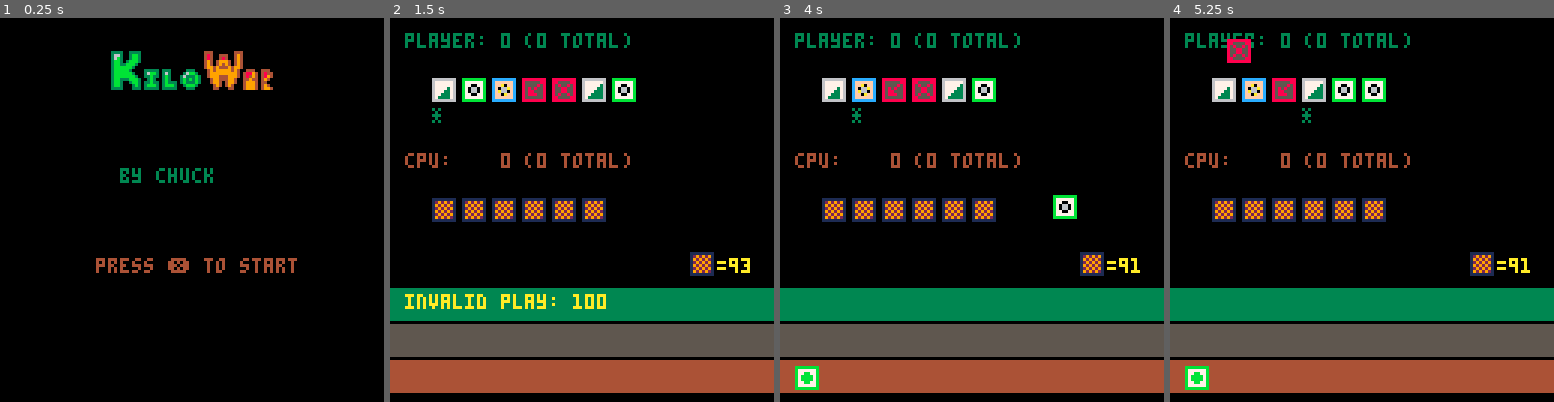
Above: before the commit, frames 1-4 (left to right).
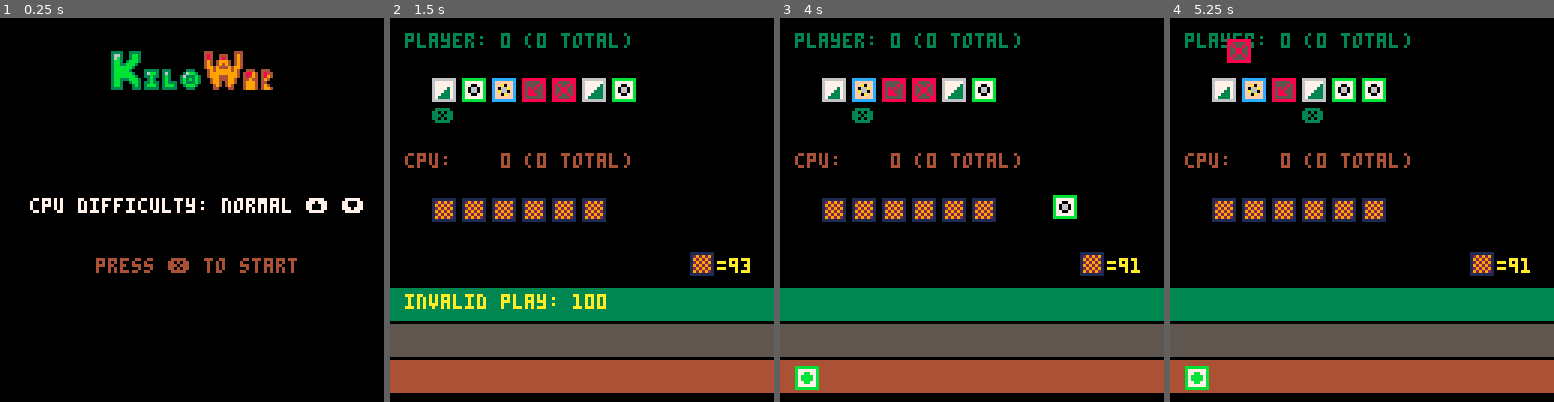
Above: after the commit, the same moments.

Repository: charles-christiansen/kilowar
Game: PICO-8 cartridge kilowar.p8
The game is run twice, just before and just after one commit, with the same random seed, the same clock (stepped at 60 frames per second) and the same inputs.
Inputs:
- Up to frame 1 (0.25 s): no input
- Up to frame 2 (1.5 s): tap X (X key) at 0.33, 1.07 s; tap O (Z key) at 0.7 s
- Up to frame 3 (4 s): hold Right 1.6-2.1 s; tap O (Z key) every 0.4 s from 1.7 to 3.7 s; tap X (X key) at 1.85, 2.97 s; hold Up 2.15-2.42 s; hold Right 2.47-3.03 s; hold Left 3.08-3.58 s; hold Down 3.63-3.97 s
- Up to frame 4 (5.25 s): hold Right 4.02-4.68 s; tap X (X key) at 4.08, 5.2 s; tap O (Z key) at 4.1, 4.5, 4.9 s; hold Up 4.73-5.03 s; hold Left from 5.08 s (still down)

The runs differ from the first frame. In frame 1, 1.8% of the frame differs, in the area x 7-95%, y 39-51%; in frame 2, 0.1%; in frame 3, 0.1%; in frame 4, 0.1%.

Commit message:
implemented difficulty level for coup fourre and extension choices for cpu

Diff:
--- a/kilowar.p8
+++ b/kilowar.p8
@@ -4,10 +4,7 @@
 --init functions
 
 --TODO:
-----2. finish race over screen showing points earned
--------- handle draw condition
--------- display scores in correct player colors
-----4. difficulty levels
+----4. difficulty level for card playing
 ----5. w-l record save/clear
 ----6. better sprites
 ----7. card legend screen
@@ -54,6 +51,10 @@
 	raceover = false
 	matchover = false
 
+	-- normal difficulty
+	difficulty = 2
+	diffchoices = {"easy","normal","hard"}
+
 	playerraceoverpoints = 0
 	cpuraceoverpoints = 0
 
@@ -158,6 +159,18 @@
 end
 
 function update_start()
+	if btnp(2) then
+		difficulty -= 1
+		if difficulty < 1 then
+			difficulty = 3
+		end
+	end
+	if btnp(3) then
+		difficulty += 1
+		if difficulty > 3 then
+			difficulty = 1
+		end
+	end
 	if btnp(5) then
 		mode = "game"
 	end
@@ -174,6 +187,10 @@
 	if btnp(5) then
 		newmatch()
 		mode = "game"
+	end
+	if btnp(4) then
+		newmatch()
+		mode = "start"
 	end
 end
 
@@ -212,15 +229,8 @@
 					end
 				end
 			elseif racewinner == "cpu" then
-				-- cpu will extend only 30% of the time
-				extdraw = flr(rnd(100))+1
-				if extdraw > 70 then
-					curgoal = extgoal
-					debug = "cpu extends to 1000!"
-					calledext = "cpu"
-					cpudebug = ""
-					racewinner = ""
-				else
+				if difficulty == 1 then
+					-- easy cpu will never extend
 					player.total += playerraceoverpoints
 					cpu.total += cpuraceoverpoints
 					-- check for match win condition
@@ -230,6 +240,52 @@
 						matchover = true
 					else
 						raceover = true
+					end
+				elseif difficulty == 2 then
+					-- normal cpu will extend only 50% of the time
+					extfloor = 50
+					extdraw = flr(rnd(100))+1
+					if extdraw > extfloor then
+						curgoal = extgoal
+						debug = "cpu extends to 1000!"
+						calledext = "cpu"
+						cpudebug = ""
+						racewinner = ""
+					else
+						player.total += playerraceoverpoints
+						cpu.total += cpuraceoverpoints
+						-- check for match win condition
+						matchwinner = ismatchwon()
+
+						if #matchwinner > 0 then
+							matchover = true
+						else
+							raceover = true
+						end
+					end
+				else
+					-- hard cpu will always extend if 400 or more kilos ahead
+					-- hard cpu will always extend if player shows a hazard that
+					-- cpu has safety for
+					cond1 = cpu.score - player.score >= 400
+					cond2 = player.upcard != nil and ((player.upcard.type == "s" and hassafety(cpu,"emergency")) or (player.upcard.type == "h" and hassafety(cpu,player.upcard.safety)))
+					if cond1 or cond2 then
+						curgoal = extgoal
+						debug = "cpu extends to 1000!"
+						calledext = "cpu"
+						cpudebug = ""
+						racewinner = ""
+					else
+						player.total += playerraceoverpoints
+						cpu.total += cpuraceoverpoints
+						-- check for match win condition
+						matchwinner = ismatchwon()
+
+						if #matchwinner > 0 then
+							matchover = true
+						else
+							raceover = true
+						end
 					end
 				end
 			else
@@ -276,8 +332,18 @@
 		if cancf then
 			if currentplayer.name==player.name then
 				-- cpu can coup fourre
-				-- cpu will call it 75% of the time
-				if flr(rnd(100))+1 > 25 then
+				if difficulty == 1 then
+					-- easy cpu will call it 60% of the time
+					cffloor = 40
+				elseif difficulty == 2 then
+					-- normal cpu will call it 75% of the time
+					cffloor = 25
+				else
+					-- hard cpu will call it 95% of the time
+					cffloor = 5
+				end
+
+				if flr(rnd(100))+1 > cffloor then
 					cpudebug = "~~~~~coup fourre!~~~~~"
 					playcoupfourre(cpu,player)
 					playinprogress = false
@@ -471,10 +537,10 @@
 					end
 				end
 			else
-				-- cpu skill level logic TODO:
-				---- 1 = normal (plays first playable card)
-				---- 0 = easy (plays to go/recover when possible)
-				---- 2 = hard (plays to stop player when possible)
+				---- 1 = easy (plays to go/recover when possible)
+				---- 2 = normal (plays first playable card)
+				---- 3 = hard (plays to stop player when possible)
+				-- !!!TODO: add difficulty level
 				for i=1,#(cpu.hand) do
 					if checkvalidplay(cpu,player,cpu.hand[i]) then
 						if cpu.hand[i].type == "f" and ((player.score < 600 and curgoal == stdgoal) or (player.score < 900 and curgoal == extgoal) or #deck == 0) then
@@ -498,6 +564,7 @@
 				-- for the first half of the deck unless the upcard
 				-- is the matching hazard
 				-- otherwise save them for coup fourre!
+				-- !!!TODO: add difficulty level
 				if safetyplay > 0 and ((cpu.upcard != nil and cpu.upcard.safety == cpu.hand[safetyplay].name) or #deck < 53) then
 					debug=""
 					playedcard = cpu.hand[safetyplay]
@@ -552,6 +619,7 @@
 		print("player: "..player.total,5,43,player.col)
 	end
 	print("press ❎ to start a new match!",5,63,4)
+	print("press 🅾️ to restart kilowar!",5,73,4)
 end
 
 function draw_raceover()
@@ -604,7 +672,8 @@
 function draw_start()
 	cls()
 	spr(64,36,10,7,3)
-	print("by chuck",40,50,3)
+--	print("by chuck",40,50,3)
+	print("cpu difficulty: "..diffchoices[difficulty].." ⬆️ ⬇️ ",10,60,7)
 	print("press ❎ to start",32,80,4)
 end
 
@@ -617,9 +686,9 @@
 	rectfill(cpubox.x,cpubox.y,cpubox.xe,cpubox.ye,cpubox.col)
 	rectfill(debugbox.x,debugbox.y,debugbox.xe,debugbox.ye,debugbox.col)
 	if currentplayer.name == player.name then
-		print("*",14+(10*(playercardptr-1)),30,player.col)
+		print("❎",14+(10*(playercardptr-1)),30,player.col)
 	else
-		print("*",14+(10*(playercardptr-1)),30,0)
+		print("❎",14+(10*(playercardptr-1)),30,0)
 	end
 	if cpudebug != "" then
 		print(cpudebug,5,debugbox.y+2,10)
